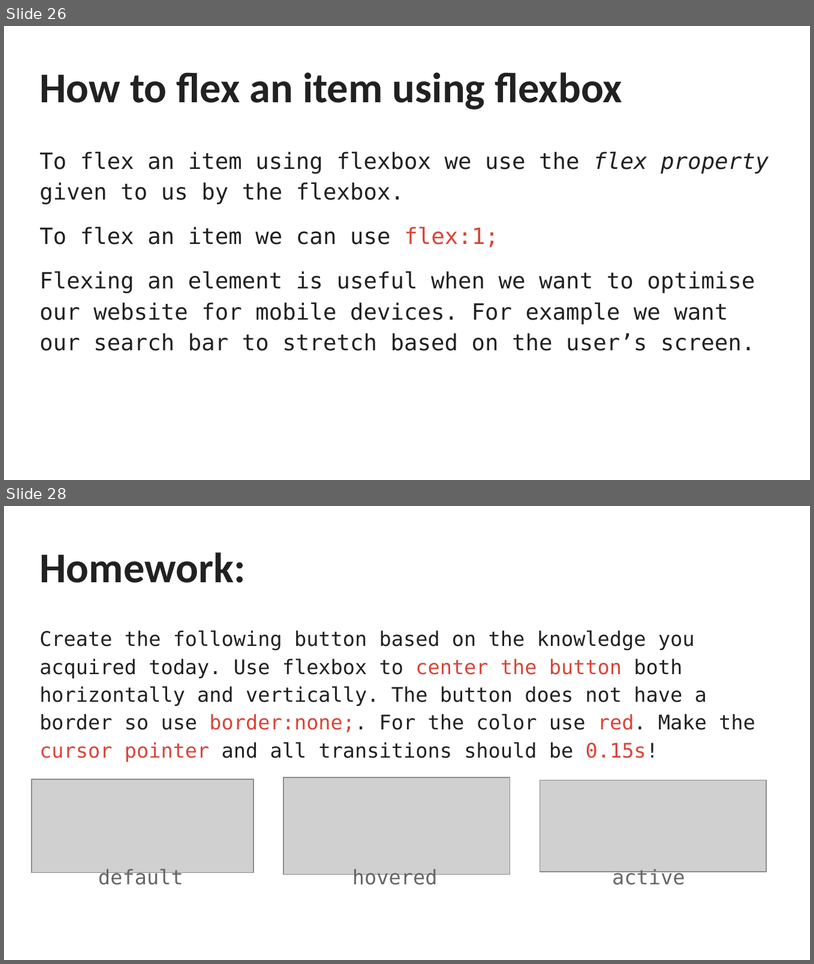
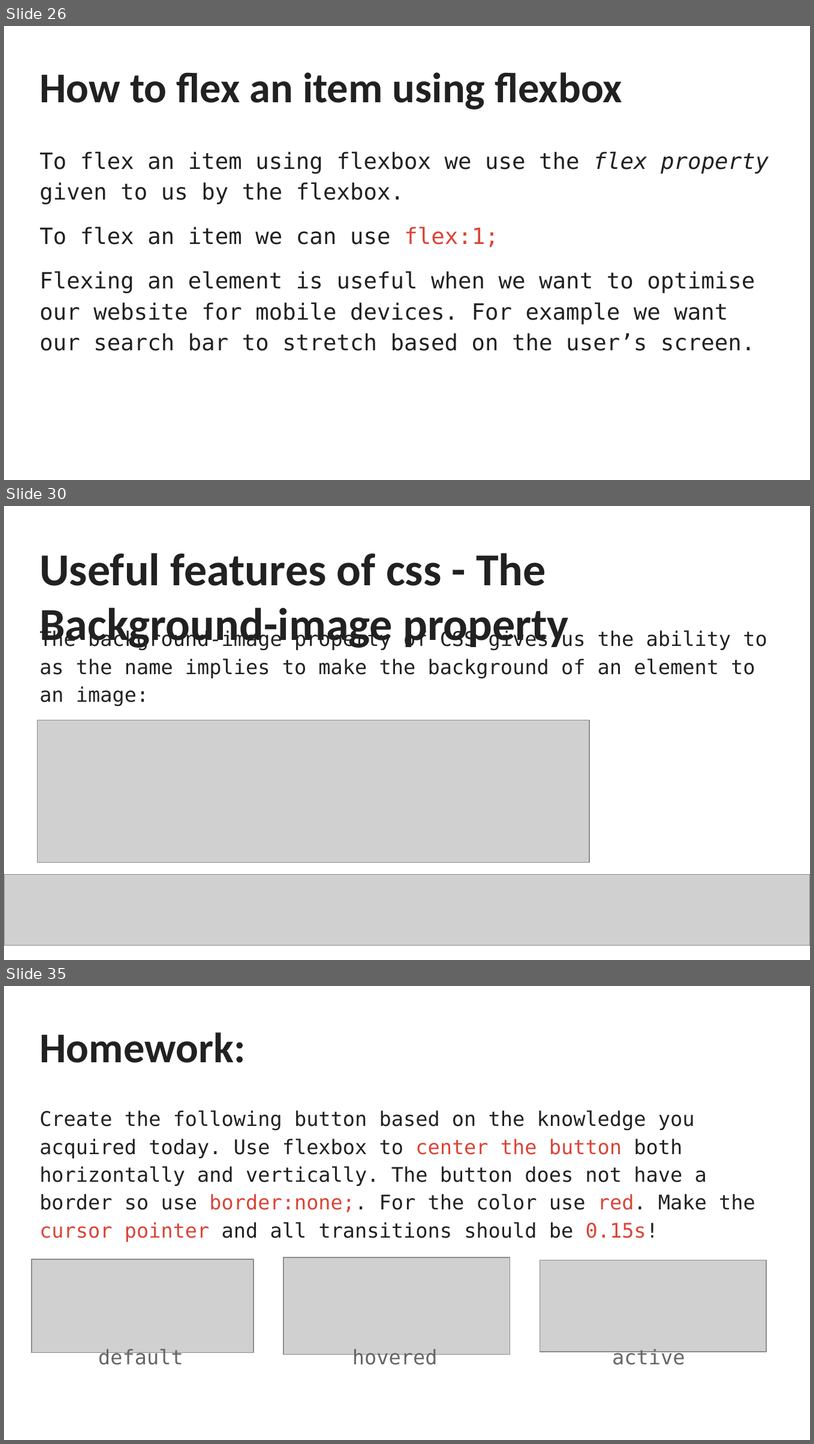
Before and after one commit to YorDN/HTML-CSS-Course, a slide deck: HTML & CSS 101.pptx. Shown one above the other, each under a label of ours: slides 26 and 28 before the commit, slides 26, 30 and 35 after it; the slides between them are not shown. The pictures are 814x964 and 814x1444 pixels, drawn with LibreOffice and Linux fonts; fonts in the diff are those of the drawing; grey boxes stand for pictures. Boxes give left, top, right and bottom in pixels: in the first picture for what was removed or moved away, otherwise in the second. Text is boxed around its words. In the diff, an @@ line names an element or a change of style, - is before the commit and + after.

```diff
--- a/HTML & CSS 101.pptx
+++ b/HTML & CSS 101.pptx
@@ slide 30 added at [4, 506, 810, 960], background #FFFFFF @@
@@ title added at [39, 553, 546, 651], 40.8 pt, text #212121, bold @@
+Useful features of css - The Background-image property
@@ text added at [39, 611, 767, 706], 18 pt, text #212121 @@
+The background-image property of CSS gives us the ability to as the name implies to make the background of an element to an image:
@@ picture added at [37, 720, 590, 862] @@
@@ picture added at [4, 874, 810, 945] @@
@@ what was slide 28 is now slide 35 @@
```
Also in this commit, not shown: 2 slides changed, 6 other slides added, 1 other file.
